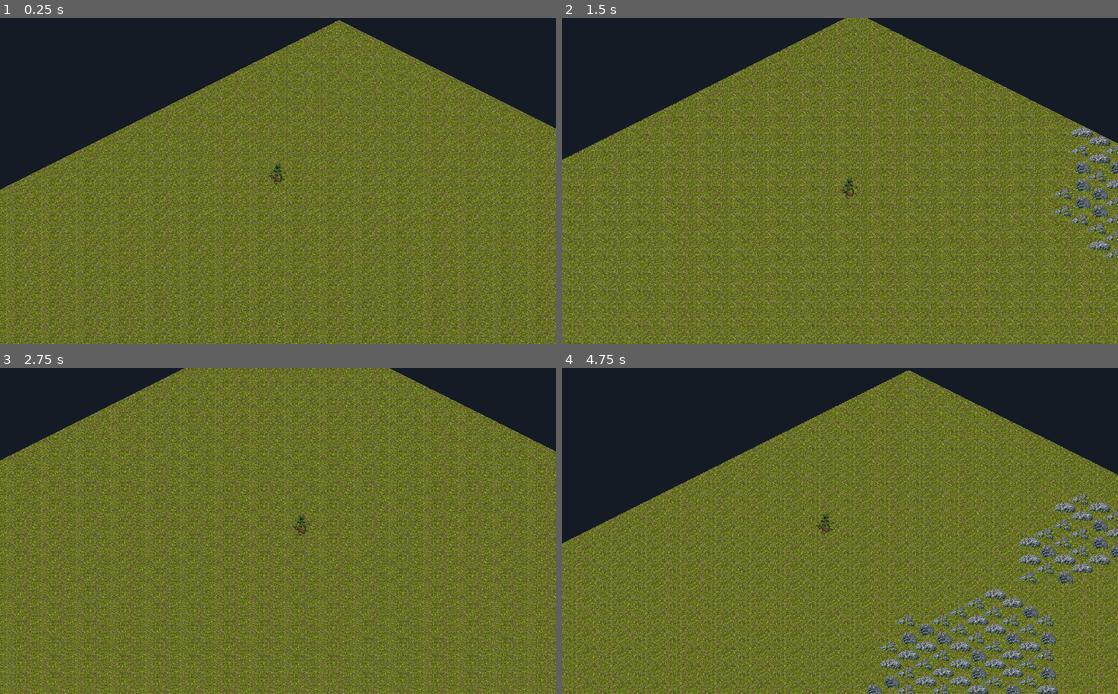
Above: before the commit, frames 1-4 (two rows, left to right).
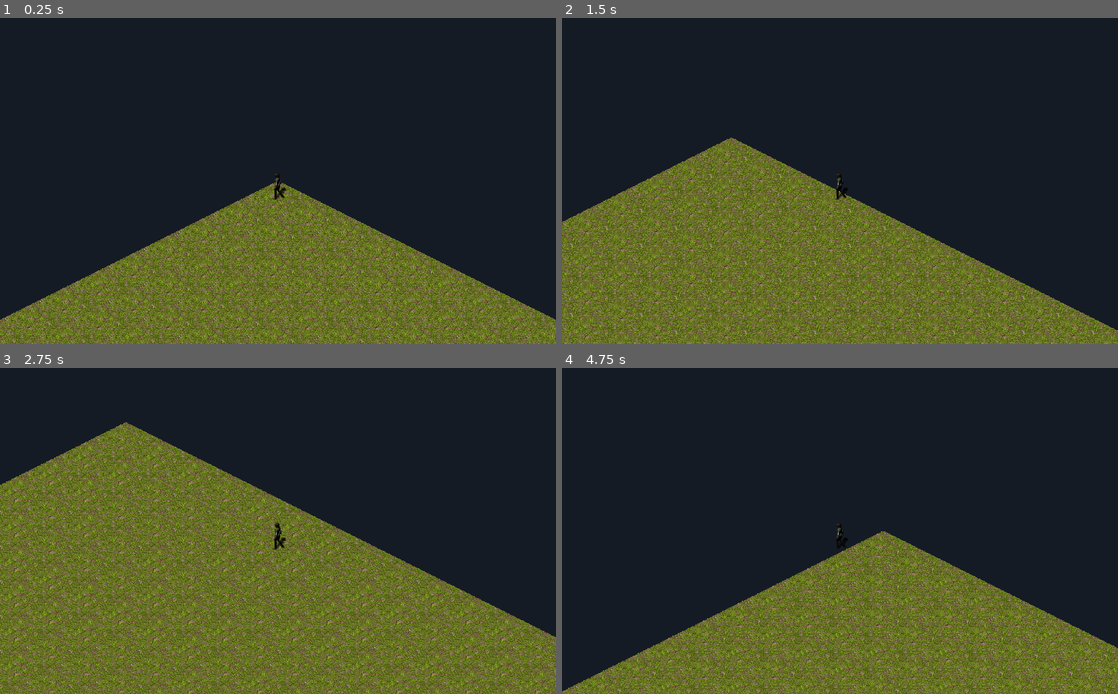
Above: after the commit, the same moments.

Repository: b-irsigler/komtur
Game: Godot game, scene res://WorldGenerator.tscn
Same seed, same stepped clock (60 frames per second), same inputs: the game is played once before the commit and once after it.
Inputs:
- Up to frame 1 (0.25 s): no input
- Up to frame 2 (1.5 s): tap Enter (ui_accept) at 0.5, 0.77 s; hold Right (move_right) 0.53-1.28 s; hold Down (move_down) from 1.28 s (still down)
- Up to frame 3 (2.75 s): tap Enter (ui_accept) at 1.52 s; release Down (move_down) at 2.03 s; hold Right (move_right) from 2.03 s (still down)
- Up to frame 4 (4.75 s): release Right (move_right) at 2.78 s; hold Up (move_up) 2.78-3.53 s; tap Enter (ui_accept) at 3.02, 3.77, 4.52 s; hold Left (move_left) from 3.53 s (still down)

The runs differ from the first frame. In frame 1, 66% of the frame differs, in the area x 0-100%, y 0-100%; in frame 2, 65%; in frame 3, 69%; in frame 4, 67%.

Commit message:
Add Christine

Diff:
--- a/game/WorldGenerator.tscn
+++ b/game/WorldGenerator.tscn
@@ -1,8 +1,9 @@
-[gd_scene load_steps=4 format=2]
+[gd_scene load_steps=5 format=2]
 
 [ext_resource path="res://WorldGenerator.gd" type="Script" id=1]
 [ext_resource path="res://resources/assets/floor/komtur_floortiles.tres" type="TileSet" id=2]
 [ext_resource path="res://troll.tscn" type="PackedScene" id=3]
+[ext_resource path="res://scenes/christine.tscn" type="PackedScene" id=4]
 
 [node name="WorldGenerator" type="Node2D"]
 position = Vector2( 3, -4 )
@@ -16,3 +17,5 @@
 
 [node name="Troll" parent="." instance=ExtResource( 3 )]
 position = Vector2( -225, 592 )
+
+[node name="Christine" parent="." instance=ExtResource( 4 )]
--- /dev/null
+++ b/game/scenes/christine.gd
@@ -0,0 +1,12 @@
+extends KinematicBody2D
+
+const MOTION_SPEED = 400 # Pixels/second.
+
+func _physics_process(_delta):
+	var motion = Vector2()
+	motion.x = Input.get_action_strength("move_right") - Input.get_action_strength("move_left")
+	motion.y = Input.get_action_strength("move_down") - Input.get_action_strength("move_up")
+	motion.y /= float(2)
+	motion = motion.normalized() * MOTION_SPEED
+	#warning-ignore:return_value_discarded
+	move_and_slide(motion)
--- /dev/null
+++ b/game/scenes/christine.tscn
@@ -0,0 +1,20 @@
+[gd_scene load_steps=3 format=2]
+
+[ext_resource path="res://scenes/christine.gd" type="Script" id=1]
+[ext_resource path="res://resources/assets/characters/christine.png" type="Texture" id=2]
+
+[node name="KinematicBody2D" type="KinematicBody2D"]
+script = ExtResource( 1 )
+__meta__ = {
+"_edit_group_": true
+}
+
+[node name="Sprite" type="Sprite" parent="."]
+texture = ExtResource( 2 )
+hframes = 32
+vframes = 8
+
+[node name="CollisionShape2D" type="CollisionShape2D" parent="."]
+
+[node name="Camera2D" type="Camera2D" parent="."]
+current = true
--- a/game/troll.tscn
+++ b/game/troll.tscn
@@ -20,7 +20,6 @@
 shape = SubResource( 1 )
 
 [node name="Camera2D" type="Camera2D" parent="."]
-current = true
 zoom = Vector2( 2, 2 )
 smoothing_enabled = true
 smoothing_speed = 4.0
Binary file added: game/resources/assets/characters/christine.png
Not shown, added: game/resources/assets/characters/christine.png.import
